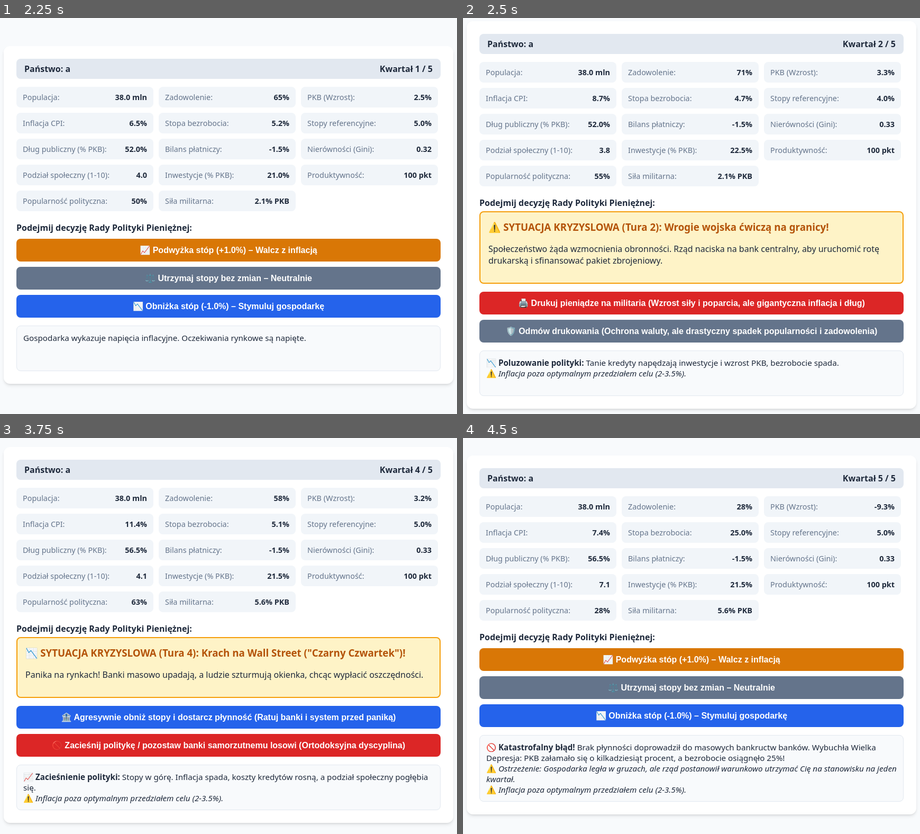
Above: before the commit, frames 1-4 (two rows, left to right).
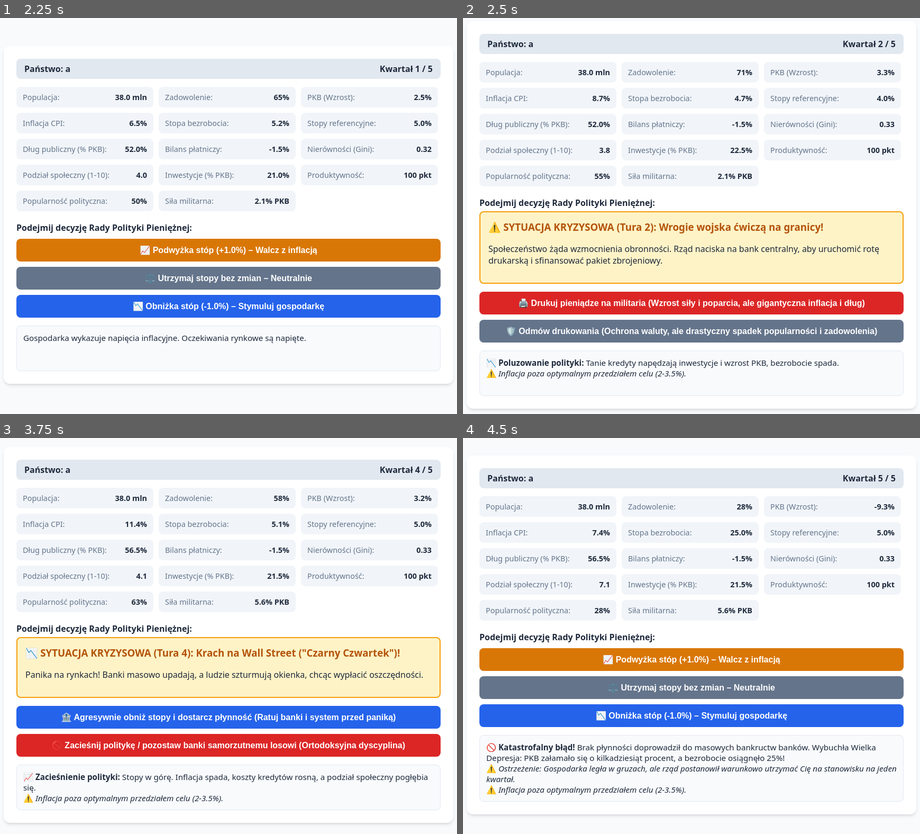
Above: after the commit, the same moments.

Repository: xxPiotrek/polityka-monetarna-gra
Game: browser game, page index.html
Two runs of this game, one before a commit and one after it. Both use one fixed random seed, a clock stepped at 60 frames per second and the inputs below.
Inputs (mouse positions are in pixels of both pictures, inside the frame that each line leads up to):
- Up to frame 1 (2.25 s): tap Space at 1.1, 1.6, 2.1 s; click (228, 227) at 1.27 s; type "a" at 1.27 s; tap Enter at 1.3 s; click "Rozpocznij kadencję" at 1.87 s
- Up to frame 2 (2.5 s): click "📉 Obniżka stóp (-1.0%) – Stym…" at 2.47 s
- Up to frame 3 (3.75 s): tap Space at 2.6, 3.1, 3.6 s; click "🖨️ Drukuj pieniądze na milita…" at 3.07 s; click "📈 Podwyżka stóp (+1.0%) – Wal…" at 3.67 s
- Up to frame 4 (4.5 s): tap Space at 4.1 s; click "🚫 Zacieśnij politykę / pozost…" at 4.27 s

Frame 1 is identical in both runs. In frame 2, 0.6% of the frame differs, in the area x 27-80%, y 51-55%; in frame 3, 0.7%, in the area x 27-89%, y 53-56%; in frame 4, nothing differs.

Commit message:
Update index.html

Diff:
--- a/index.html
+++ b/index.html
@@ -211,7 +211,7 @@
 
             <div id="przyciski-kryzys-granica" style="display: none;">
                 <div class="event-box">
-                    <h3>⚠️ SYTUACJA KRYZYSLOWA (Tura 2): Wrogie wojska ćwiczą na granicy!</h3>
+                    <h3>⚠️ SYTUACJA KRYZYSOWA (Tura 2): Wrogie wojska ćwiczą na granicy!</h3>
                     <p>Społeczeństwo żąda wzmocnienia obronności. Rząd naciska na bank centralny, aby uruchomić rotę drukarską i sfinansować pakiet zbrojeniowy.</p>
                 </div>
                 <button class="btn btn-danger" onclick="wykonajKryzysGranica(1)">🖨️ Drukuj pieniądze na militaria (Wzrost siły i poparcia, ale gigantyczna inflacja i dług)</button>
@@ -220,7 +220,7 @@
 
             <div id="przyciski-kryzys-giełda" style="display: none;">
                 <div class="event-box">
-                    <h3>📉 SYTUACJA KRYZYSLOWA (Tura 4): Krach na Wall Street ("Czarny Czwartek")!</h3>
+                    <h3>📉 SYTUACJA KRYZYSOWA (Tura 4): Krach na Wall Street ("Czarny Czwartek")!</h3>
                     <p>Panika na rynkach! Banki masowo upadają, a ludzie szturmują okienka, chcąc wypłacić oszczędności.</p>
                 </div>
                 <button class="btn" onclick="wykonajKryzysGielda(1)">🏦 Agresywnie obniż stopy i dostarcz płynność (Ratuj banki i system przed paniką)</button>
